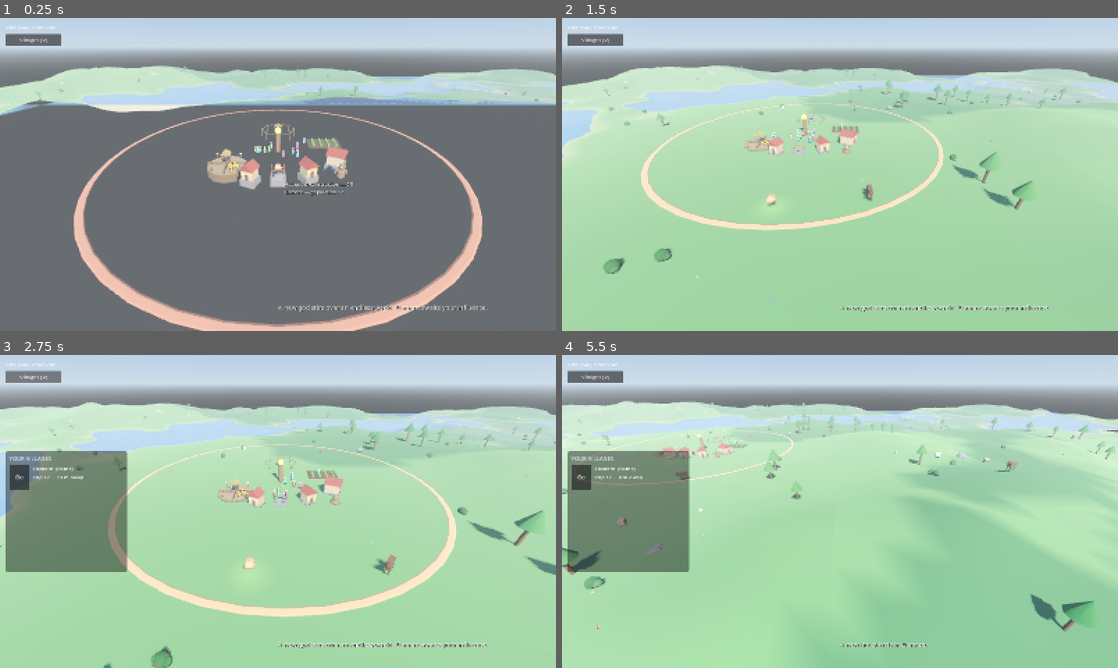
Above: before the commit, frames 1-4 (two rows, left to right).
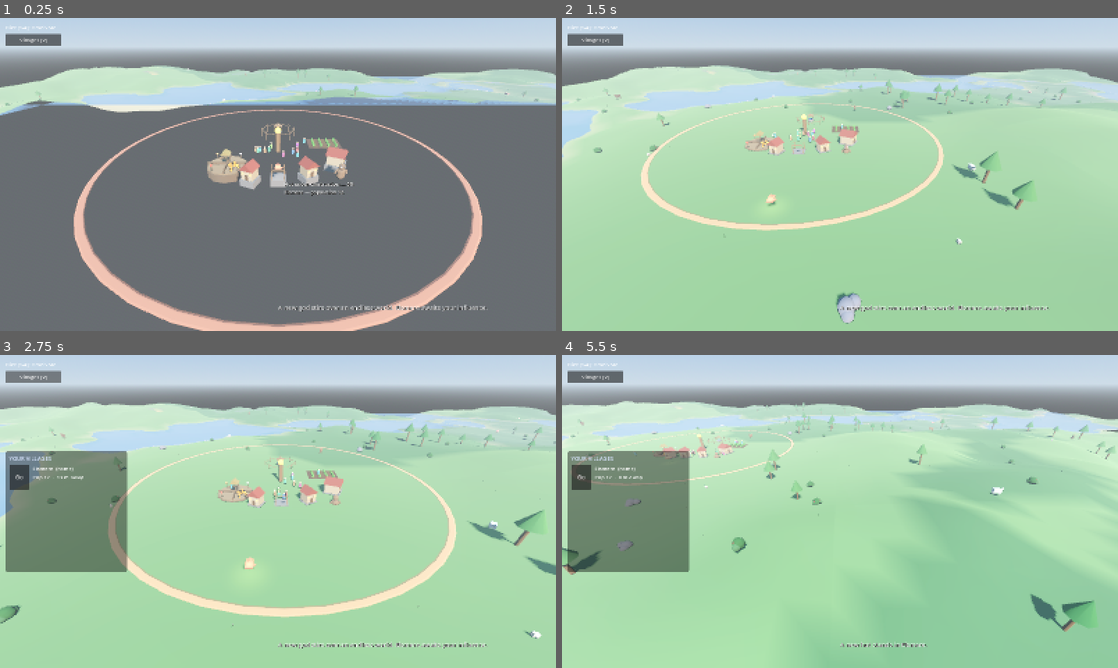
Above: after the commit, the same moments.

Repository: tjloman/tjloman
Game: Godot game, scene res://scenes/main.tscn
Two runs of this game, one before a commit and one after it. Both use one fixed random seed, a clock stepped at 60 frames per second and the inputs below.
Inputs (mouse positions are in pixels of both pictures, inside the frame that each line leads up to):
- Up to frame 1 (0.25 s): no input
- Up to frame 2 (1.5 s): move the mouse to (962, 158) at 0.52 s; hold Right 0.53-1.25 s; hold S (cam_back) 0.53-1.25 s; click (962, 158) at 0.67 s; drag from (728, 190) to (812, 237) at 1.27 s
- Up to frame 3 (2.75 s): click "Villages [V]" at 2 s
- Up to frame 4 (5.5 s): click "Go" at 2.75 s; click "Go" at 3.5 s; move the mouse to (895, 442) at 4.27 s; hold Right 4.28-5 s; hold A (cam_left) 4.28-5 s; drag from (812, 574) to (673, 464) at 5.02 s

The runs differ from the first frame. In frame 1, less than 0.1% of the frame differs, in the area x 1-41%, y 15-28%; in frame 2, 0.9%, in the area x 2-83%, y 15-98%; in frame 3, 0.8%; in frame 4, 0.8%.

Commit message:
Custom flower model: real 3D blooms in the meadow MultiMesh
First custom art in the build. res://models/flower.glb (72 tris, textured,
self-contained) now replaces the crossed-billboard bloom:

- ModelBank.mesh_for(name) extracts the raw Mesh from a custom model, for
  clutter that draws through a MultiMesh rather than as a node.
- chunk._scatter_flowers uses it when present: still ONE MultiMesh (one
  draw call for the whole chunk's flowers), but with the model's own
  textured material — so per-instance colour tinting is dropped and blooms
  vary by yaw and scale instead. Falls back to the billboard when the file
  is absent.

Perf is a non-issue: only 3-6 flowers per grassland chunk, so at 72 tris
each it's a few hundred triangles of flowers per chunk at most.

Co-Authored-By: Claude Opus 4.8 <noreply@anthropic.com>
Claude-Session: https://claude.ai/code/session_01NqBKfyc5c6bViy6kUi2S7P

Diff:
--- a/scripts/model_bank.gd
+++ b/scripts/model_bank.gd
@@ -8,7 +8,7 @@
 ##
 ## Recognised names (any of the extensions below):
 ##   villager · creature · tree · tree_forest/grassland/savanna/wetland ·
-##   bush · rock · house · school · store · hand ·
+##   bush · flower · rock · house · school · store · hand ·
 ##   and one per animal SPECIES: sheep, wolf, deer, horse, ox, pig, chicken,
 ##   dog, llama, giraffe, bear, lion, tiger, frog
 ##
@@ -24,6 +24,8 @@
 # name -> loaded Resource, or null when we've checked and found nothing. Both
 # outcomes are cached so a spawn storm never re-hits the filesystem.
 var _cache := {}
+# name -> extracted Mesh (for MultiMesh clutter), cached the same way.
+var _mesh_cache := {}
 
 
 ## True if a custom model exists for this name.
@@ -56,6 +58,27 @@
 	return null
 
 
+## The first Mesh inside a custom model — for clutter that draws through a
+## MultiMesh (flowers) and needs the raw mesh, not a node. Null if there is no
+## custom model, or it holds no mesh. Cached like everything else here.
+func mesh_for(model_name: String) -> Mesh:
+	if _mesh_cache.has(model_name):
+		return _mesh_cache[model_name]
+	var mesh: Mesh = null
+	var res := _resolve(model_name)
+	if res is Mesh:
+		mesh = res as Mesh
+	elif res is PackedScene:
+		var inst := (res as PackedScene).instantiate()
+		for mi in inst.find_children("*", "MeshInstance3D", true, false):
+			mesh = (mi as MeshInstance3D).mesh
+			if mesh != null:
+				break
+		inst.free()  # the Mesh is ref-counted and outlives the throwaway node
+	_mesh_cache[model_name] = mesh
+	return mesh
+
+
 func _resolve(model_name: String) -> Resource:
 	if _cache.has(model_name):
 		return _cache[model_name]
--- a/scripts/world/chunk.gd
+++ b/scripts/world/chunk.gd
@@ -202,6 +202,11 @@
 ## version was 7 high-poly nodes EACH; a meadow of them was a big slice of
 ## the resource burst that backgrounded budget phones as chunks streamed in.
 func _scatter_flowers(rng: RandomNumberGenerator, count: int) -> void:
+	# A custom flower model (res://models/flower.glb) replaces the billboard: it
+	# brings its own textured material, so we skip per-instance colour tinting
+	# and vary the bloom by yaw and scale instead. Both paths are one MultiMesh
+	# — one draw call for the whole chunk's meadow.
+	var custom := ModelBank.mesh_for("flower")
 	var xforms: Array[Transform3D] = []
 	var colors: Array[Color] = []
 	for i in count:
@@ -209,21 +214,26 @@
 		if not _spot_ok(spot):
 			continue
 		spot.y = world.height_at(position.x + spot.x, position.z + spot.z) + 0.02
-		xforms.append(Transform3D(Basis(Vector3.UP, rng.randf() * TAU), spot))
+		var basis := Basis(Vector3.UP, rng.randf() * TAU)
+		if custom != null:
+			basis = basis.scaled(Vector3.ONE * rng.randf_range(1.3, 1.9))  # ~match the old bloom
+		xforms.append(Transform3D(basis, spot))
 		colors.append(Color.from_hsv(rng.randf(), 0.6, 0.95))
 	if xforms.is_empty():
 		return
 	var mm := MultiMesh.new()
 	mm.transform_format = MultiMesh.TRANSFORM_3D
-	mm.use_colors = true
-	mm.mesh = Util.blossom_mesh()
+	mm.use_colors = custom == null  # the model is already coloured by its texture
+	mm.mesh = custom if custom != null else Util.blossom_mesh()
 	mm.instance_count = xforms.size()
 	for i in xforms.size():
 		mm.set_instance_transform(i, xforms[i])
-		mm.set_instance_color(i, colors[i])
+		if custom == null:
+			mm.set_instance_color(i, colors[i])
 	var mmi := MultiMeshInstance3D.new()
 	mmi.multimesh = mm
-	mmi.material_override = Util.blossom_material()
+	if custom == null:
+		mmi.material_override = Util.blossom_material()  # billboard needs its shared mat
 	Util.apply_lod(mmi, Quality.clutter_distance())
 	add_child(mmi)
 
Binary file added: models/flower.glb
Not shown, changed: models/README.md
